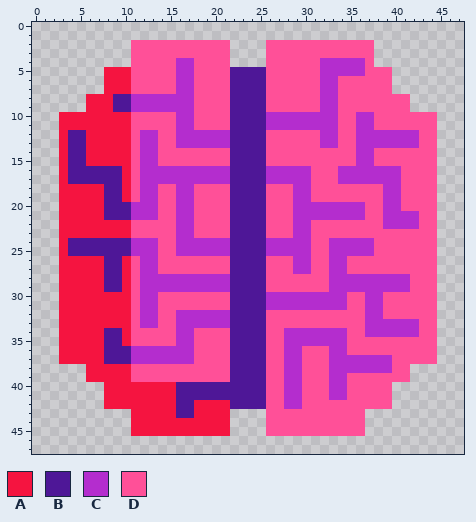
A pixel-art sprite gets an edit: images/icon-48.png. The first picture shows the starting point.
The file is 48x48 pixels.
Palette (. is transparent): A #f51440  B #4e1797  C #b42dce  D #ff5098
New version:
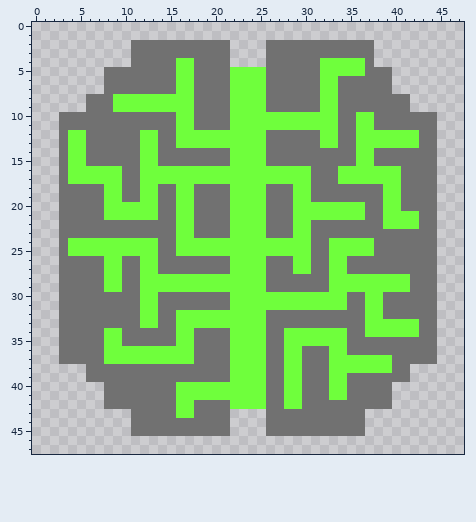
Diff:
@@ palette @@
-C #b42dce
+C #6fff3c
-D #ff5098
+D #717171
@@ x 1..27 @@
  4 ..........DDDDDCCDDDD....DD
- 5 .......AAADDDDDCCDDDDBBBBDD
- 6 .......AAADDDDDCCDDDDBBBBDD
- 7 .......AAADDDDDCCDDDDBBBBDD
- 8 .....AAABBCCCCCCCDDDDBBBBDD
- 9 .....AAABBCCCCCCCDDDDBBBBDD
-10 ..AAAAAAAADDDDDCCDDDDBBBBCC
-11 ..AAAAAAAADDDDDCCDDDDBBBBCC
-12 ..ABBAAAAADCCDDCCCCCCBBBBDD
-13 ..ABBAAAAADCCDDCCCCCCBBBBDD
-14 ..ABBAAAAADCCDDDDDDDDBBBBDD
-15 ..ABBAAAAADCCDDDDDDDDBBBBDD
-16 ..ABBBBBBADCCCCCCCCCCBBBBCC
-17 ..ABBBBBBADCCCCCCCCCCBBBBCC
-18 ..AAAAABBADCCDDCCDDDDBBBBDD
-19 ..AAAAABBADCCDDCCDDDDBBBBDD
-20 ..AAAAABBBCCCDDCCDDDDBBBBDD
-21 ..AAAAABBBCCCDDCCDDDDBBBBDD
-22 ..AAAAAAAADDDDDCCDDDDBBBBDD
-23 ..AAAAAAAADDDDDCCDDDDBBBBDD
-24 ..ABBBBBBBCCCDDCCCCCCBBBBCC
-25 ..ABBBBBBBCCCDDCCCCCCBBBBCC
-26 ..AAAAABBADCCDDDDDDDDBBBBDD
-27 ..AAAAABBADCCDDDDDDDDBBBBDD
-28 ..AAAAABBADCCCCCCCCCCBBBBDD
-29 ..AAAAABBADCCCCCCCCCCBBBBDD
-30 ..AAAAAAAADCCDDDDDDDDBBBBCC
-31 ..AAAAAAAADCCDDDDDDDDBBBBCC
-32 ..AAAAAAAADCCDDCCCCCCBBBBDD
-33 ..AAAAAAAADCCDDCCCCCCBBBBDD
-34 ..AAAAABBADDDDDCCDDDDBBBBDD
-35 ..AAAAABBADDDDDCCDDDDBBBBDD
-36 ..AAAAABBBCCCCCCCDDDDBBBBDD
-37 ..AAAAABBBCCCCCCCDDDDBBBBDD
-38 .....AAAAADDDDDDDDDDDBBBBDD
-39 .....AAAAADDDDDDDDDDDBBBBDD
-40 .......AAAAAAAABBBBBBBBBBDD
-41 .......AAAAAAAABBBBBBBBBBDD
-42 .......AAAAAAAABBAAAABBBBDD
-43 ..........AAAAABBAAAA....DD
-44 ..........AAAAAAAAAAA....DD
-45 ..........AAAAAAAAAAA....DD
+ 5 .......DDDDDDDDCCDDDDCCCCDD
+ 6 .......DDDDDDDDCCDDDDCCCCDD
+ 7 .......DDDDDDDDCCDDDDCCCCDD
+ 8 .....DDDCCCCCCCCCDDDDCCCCDD
+ 9 .....DDDCCCCCCCCCDDDDCCCCDD
+10 ..DDDDDDDDDDDDDCCDDDDCCCCCC
+11 ..DDDDDDDDDDDDDCCDDDDCCCCCC
+12 ..DCCDDDDDDCCDDCCCCCCCCCCDD
+13 ..DCCDDDDDDCCDDCCCCCCCCCCDD
+14 ..DCCDDDDDDCCDDDDDDDDCCCCDD
+15 ..DCCDDDDDDCCDDDDDDDDCCCCDD
+16 ..DCCCCCCDDCCCCCCCCCCCCCCCC
+17 ..DCCCCCCDDCCCCCCCCCCCCCCCC
+18 ..DDDDDCCDDCCDDCCDDDDCCCCDD
+19 ..DDDDDCCDDCCDDCCDDDDCCCCDD
+20 ..DDDDDCCCCCCDDCCDDDDCCCCDD
+21 ..DDDDDCCCCCCDDCCDDDDCCCCDD
+22 ..DDDDDDDDDDDDDCCDDDDCCCCDD
+23 ..DDDDDDDDDDDDDCCDDDDCCCCDD
+24 ..DCCCCCCCCCCDDCCCCCCCCCCCC
+25 ..DCCCCCCCCCCDDCCCCCCCCCCCC
+26 ..DDDDDCCDDCCDDDDDDDDCCCCDD
+27 ..DDDDDCCDDCCDDDDDDDDCCCCDD
+28 ..DDDDDCCDDCCCCCCCCCCCCCCDD
+29 ..DDDDDCCDDCCCCCCCCCCCCCCDD
+30 ..DDDDDDDDDCCDDDDDDDDCCCCCC
+31 ..DDDDDDDDDCCDDDDDDDDCCCCCC
+32 ..DDDDDDDDDCCDDCCCCCCCCCCDD
+33 ..DDDDDDDDDCCDDCCCCCCCCCCDD
+34 ..DDDDDCCDDDDDDCCDDDDCCCCDD
+35 ..DDDDDCCDDDDDDCCDDDDCCCCDD
+36 ..DDDDDCCCCCCCCCCDDDDCCCCDD
+37 ..DDDDDCCCCCCCCCCDDDDCCCCDD
+38 .....DDDDDDDDDDDDDDDDCCCCDD
+39 .....DDDDDDDDDDDDDDDDCCCCDD
+40 .......DDDDDDDDCCCCCCCCCCDD
+41 .......DDDDDDDDCCCCCCCCCCDD
+42 .......DDDDDDDDCCDDDDCCCCDD
+43 ..........DDDDDCCDDDD....DD
+44 ..........DDDDDDDDDDD....DD
+45 ..........DDDDDDDDDDD....DD
 46 ...........................
